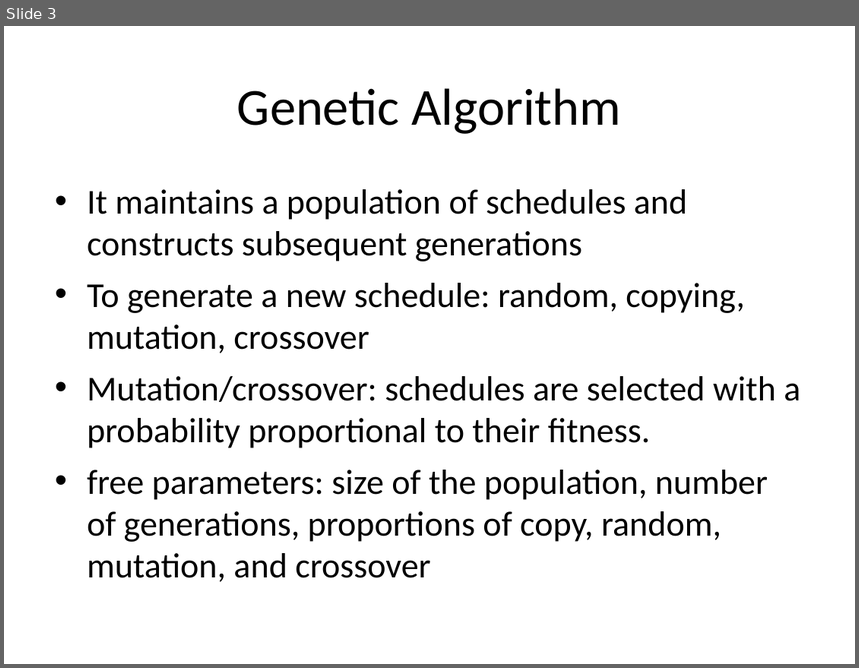
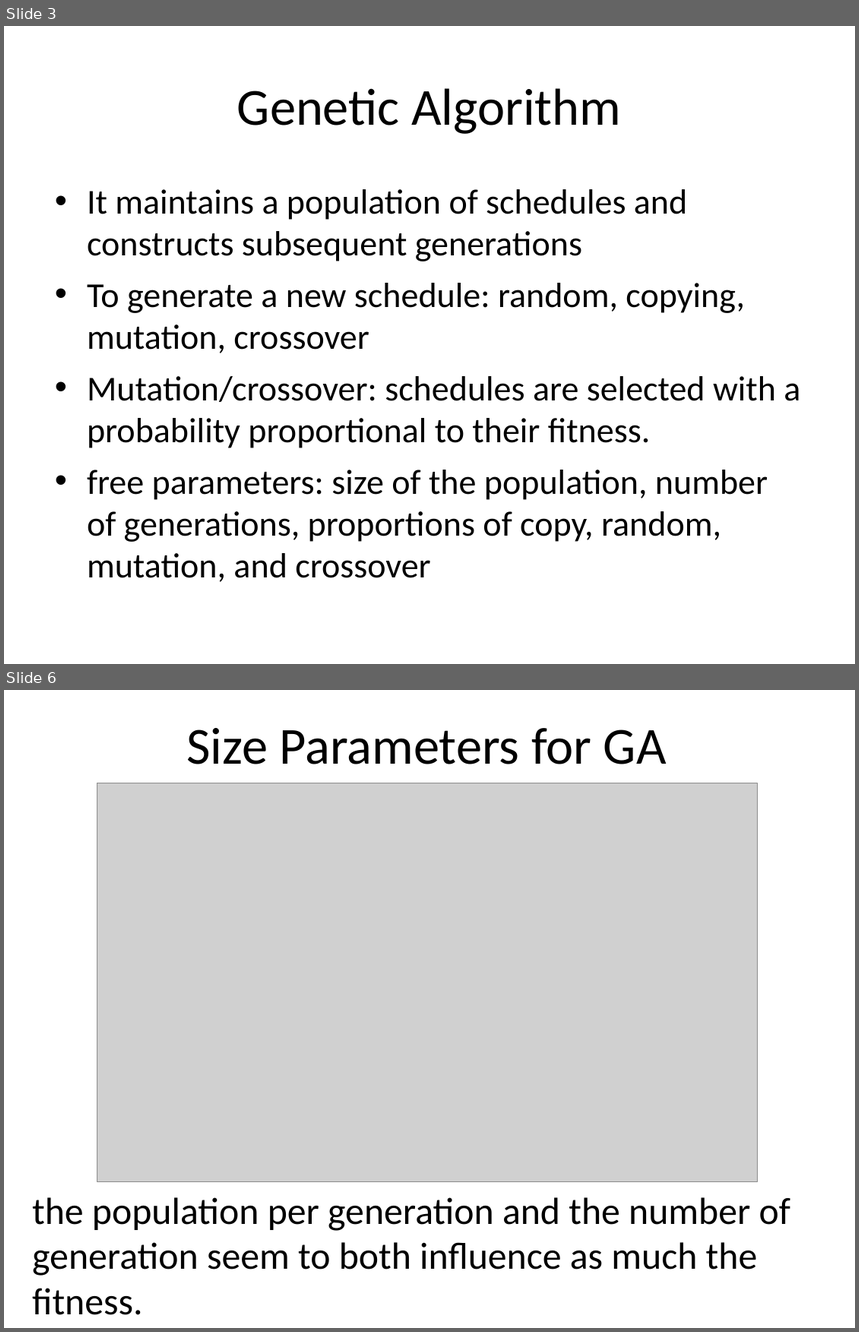
Before and after one commit to putrakoreng/csc384-genetic-algorithms-project, a slide deck: GA_TestBench/Data Files/presentation.ppt. Shown one above the other, each under a label of ours: slide 3 before the commit, slides 3 and 6 after it; the slides between them are not shown. The pictures are 859x668 and 859x1332 pixels, drawn with LibreOffice and Linux fonts; fonts in the diff are those of the drawing; grey boxes stand for pictures. Boxes give left, top, right and bottom in pixels: in the first picture for what was removed or moved away, otherwise in the second. Text is boxed around its words. In the diff, an @@ line names an element or a change of style, - is before the commit and + after.

```diff
--- a/GA_TestBench/Data Files/presentation.ppt
+++ b/GA_TestBench/Data Files/presentation.ppt
@@ slide 6 added at <box>4,690,855,1328</box>, background #FFFFFF @@
@@ title added at <box>187,728,667,764</box>, 44 pt, text #000000 @@
+Size Parameters for GA
@@ picture added at <box>97,783,757,1182</box> @@
@@ text added at <box>32,1198,791,1315</box>, 32 pt, text #000000 @@
+the population per generation and the number of generation seem to both influence as much the fitness.
```
Also in this commit, not shown: 2 slides changed, 2 other slides added, 1 slide removed.
